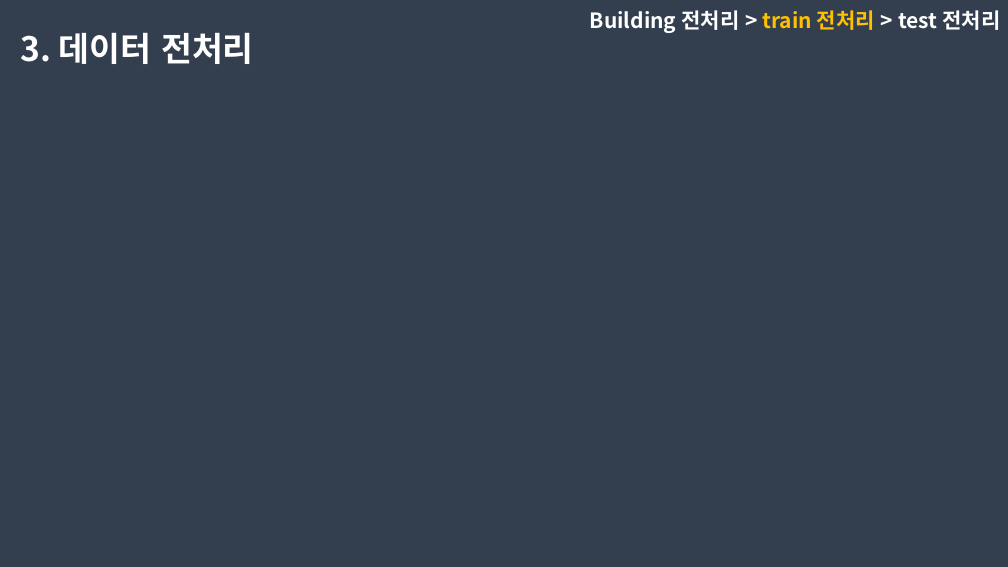
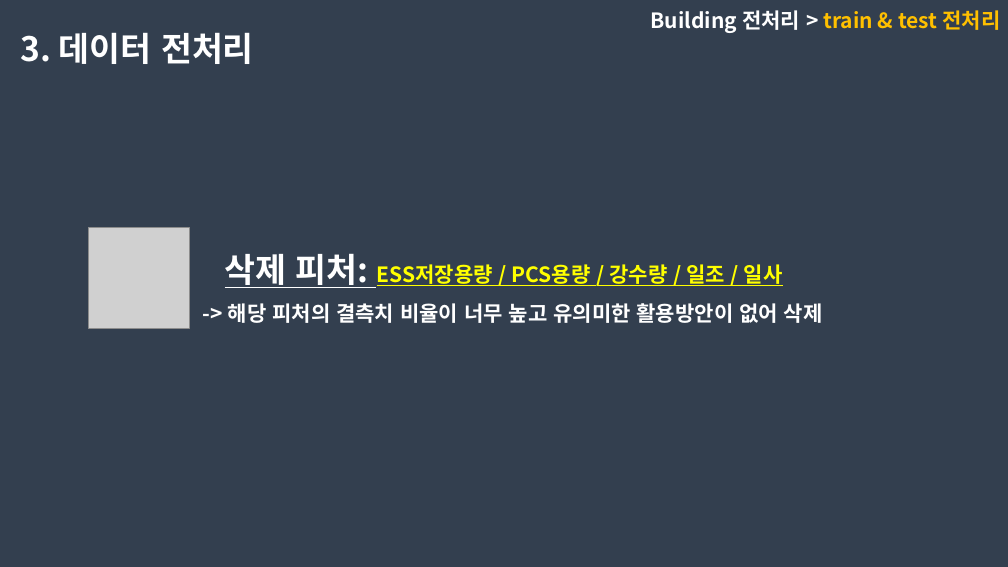
Before and after one commit to dongkieric98/-, a slide deck: slide 20 of electricity.pptx. Drawn at 1008x567 pixels with LibreOffice and Linux fonts; fonts in the diff are those of the drawing; grey boxes stand for pictures. Boxes give left, top, right and bottom in pixels: in the first picture for what was removed or moved away, otherwise in the second. Text is boxed around its words. In the diff, an @@ line names an element or a change of style, - is before the commit and + after.

```diff
--- a/electricity.pptx
+++ b/electricity.pptx
@@ text at (x1=651, y1=10, x2=1000, y2=33): text changed; text colour #FFFFFF to #FFC000 @@
-Building 전처리 > train 전처리 > test 전처리
+Building 전처리 > train & test 전처리
@@ picture added at (x1=88, y1=228, x2=189, y2=328) @@
@@ text added at (x1=225, y1=254, x2=783, y2=288), 20 pt, text #FFFF00, bold, underline @@
+삭제 피처: ESS저장용량 / PCS용량 / 강수량 / 일조 / 일사
@@ text added at (x1=228, y1=303, x2=823, y2=323), 20 pt, text #FFFFFF, bold @@
+-> 해당 피처의 결측치 비율이 너무 높고 유의미한 활용방안이 없어 삭제
```
Also in this commit, not shown: 8 other slides changed, 5 slides added, 6 slides removed, 1 other file.
